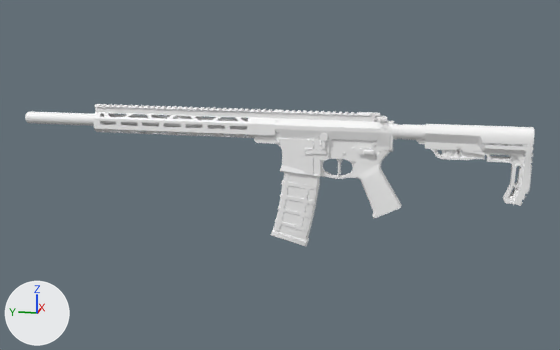
A saved change to the glTF model assets/ar/scene.gltf.
Rendered twice from a 50 mm camera at (-1.295, -0.207, 0.335) aimed at (0.006, 0.054, 0.01). Arrows for +X, +Y and +Z are at lower left; the lights stay in place. Where no turn or scale is listed for an object, it has been applied to the vertices.

The older version as bpy lines, for what is in view:
```python
me_cube_008 = bpy.data.meshes.new('Cube.008')
me_cube_008.from_pydata(...)  # 1010 vertices, 1899 faces; spans x -0.016..0.017, y -0.089..0.108, z -0.051..0.051
me_cube_008.materials.append(mat_m4_low)  # white #ffffff
me_cube_058 = bpy.data.meshes.new('Cube.058')
me_cube_058.from_pydata(...)  # 1027 vertices, 2106 faces; spans x -0.013..0.013, y -0.037..0.046, z -0.088..0.089
me_cube_058.materials.append(mat_magazine_low)  # white #ffffff
me_slice_007 = bpy.data.meshes.new('Slice.007')
me_slice_007.from_pydata(...)  # 48 vertices, 78 faces; spans x -0.0125..0.0125, y -0.0316..0.0338, z -0.0115..0.0104
me_slice_007.materials.append(mat_magazine_low)  # white #ffffff
ob_m4_lower_low = bpy.data.objects.new('m4_lower_low', me_cube_008)
ob_m4_lower_low.location = (0.0, -0.05, 0.062)
ob_magazine1_low = bpy.data.objects.new('Magazine1_low', me_cube_058)
ob_magazine1_low.location = (0.0, 0.02, -0.017)
ob_magazine2_low = bpy.data.objects.new('Magazine2_low', me_slice_007)
ob_magazine2_low.location = (0.0, 0.033, -0.102)
# also in view: 'Stock_low' at (0.0, -0.277, 0.047); 'BufferTube_low' at (0.0, -0.215, 0.093); 'Suppressor_low' at (0.0, 0.446, 0.098); 'Grip_low' at (0.0, -0.119, 0.004); 'Upper_low' at (0.001, -0.03, 0.098)
```
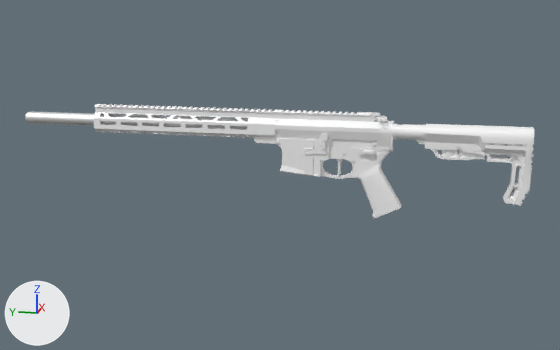
Location of each change, [x1, y1, x2, y2] in pixels of the pictures (560 x 350 px):
'Magazine1_low', deleted: before [272, 172, 320, 242]
'Magazine2_low', deleted: before [271, 233, 309, 246]

The change, as a diff of the scene's bpy script:
```diff
--- a/assets/ar/scene.gltf.py
+++ b/assets/ar/scene.gltf.py
@@ ob_magazine2_low @@
-ob_magazine2_low = bpy.data.objects.new('Magazine2_low', me_slice_007)
-ob_magazine2_low.location = (0.0, 0.033, -0.102)
@@ ob_magazine1_low @@
-ob_magazine1_low = bpy.data.objects.new('Magazine1_low', me_cube_058)
-ob_magazine1_low.location = (0.0, 0.02, -0.017)
```
